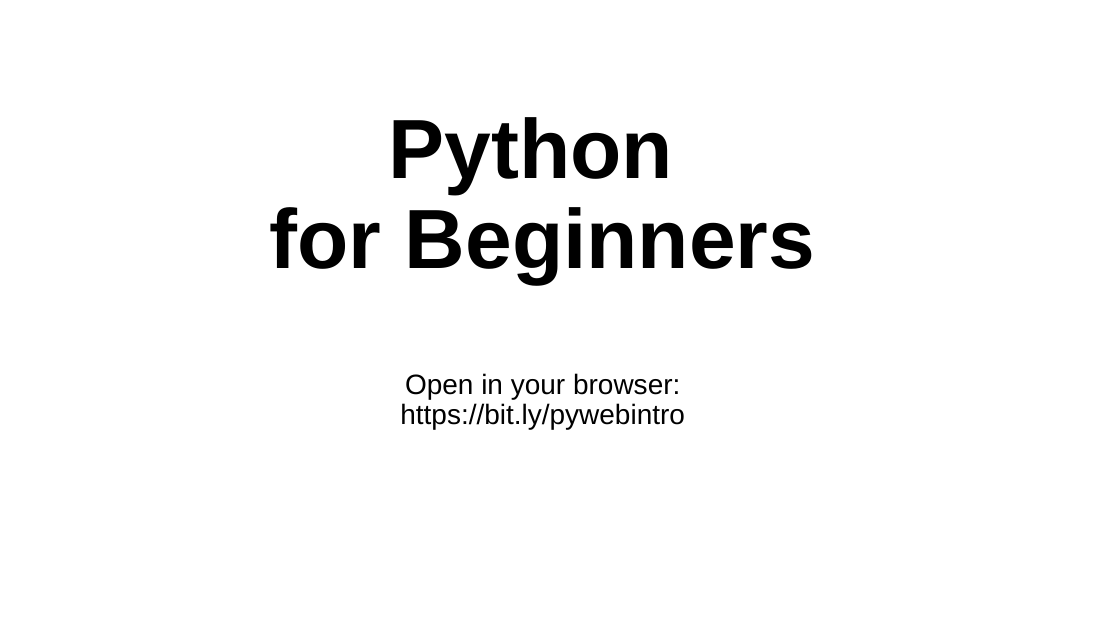
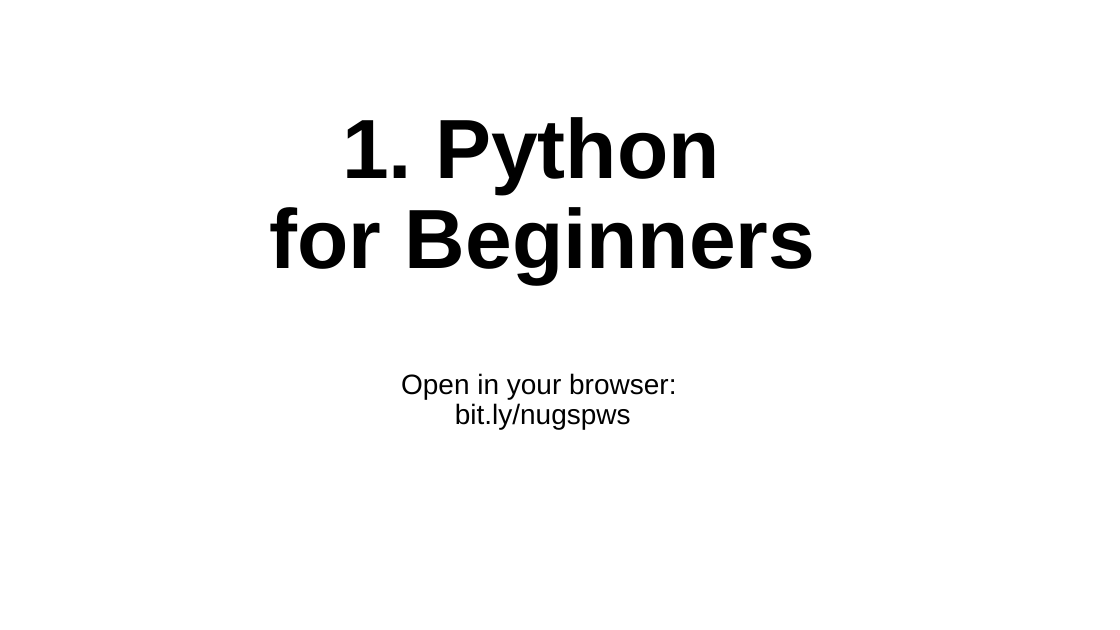
Before and after one commit to momills/python_web_scraping, a slide deck: slide 3 of 1. Python for Beginners.pptx (slide 1 before the commit). Drawn at 1120x630 pixels with LibreOffice and Linux fonts; fonts in the diff are those of the drawing. Boxes give left, top, right and bottom in pixels: in the first picture for what was removed or moved away, otherwise in the second. Text is boxed around its words. In the diff, an @@ line names an element or a change of style, - is before the commit and + after.

```diff
--- a/1. Python for Beginners.pptx
+++ b/1. Python for Beginners.pptx
@@ title at (270,117,815,284): text changed @@
-Python
-for Beginners
+1. Python
+for Beginners
@@ subtitle at (401,373,676,429): text changed @@
-Open in your browser: https://bit.ly/pywebintro
+Open in your browser:
+bit.ly/nugspws
```
Also in this commit, not shown: 3 other slides changed, 2 slides added.
